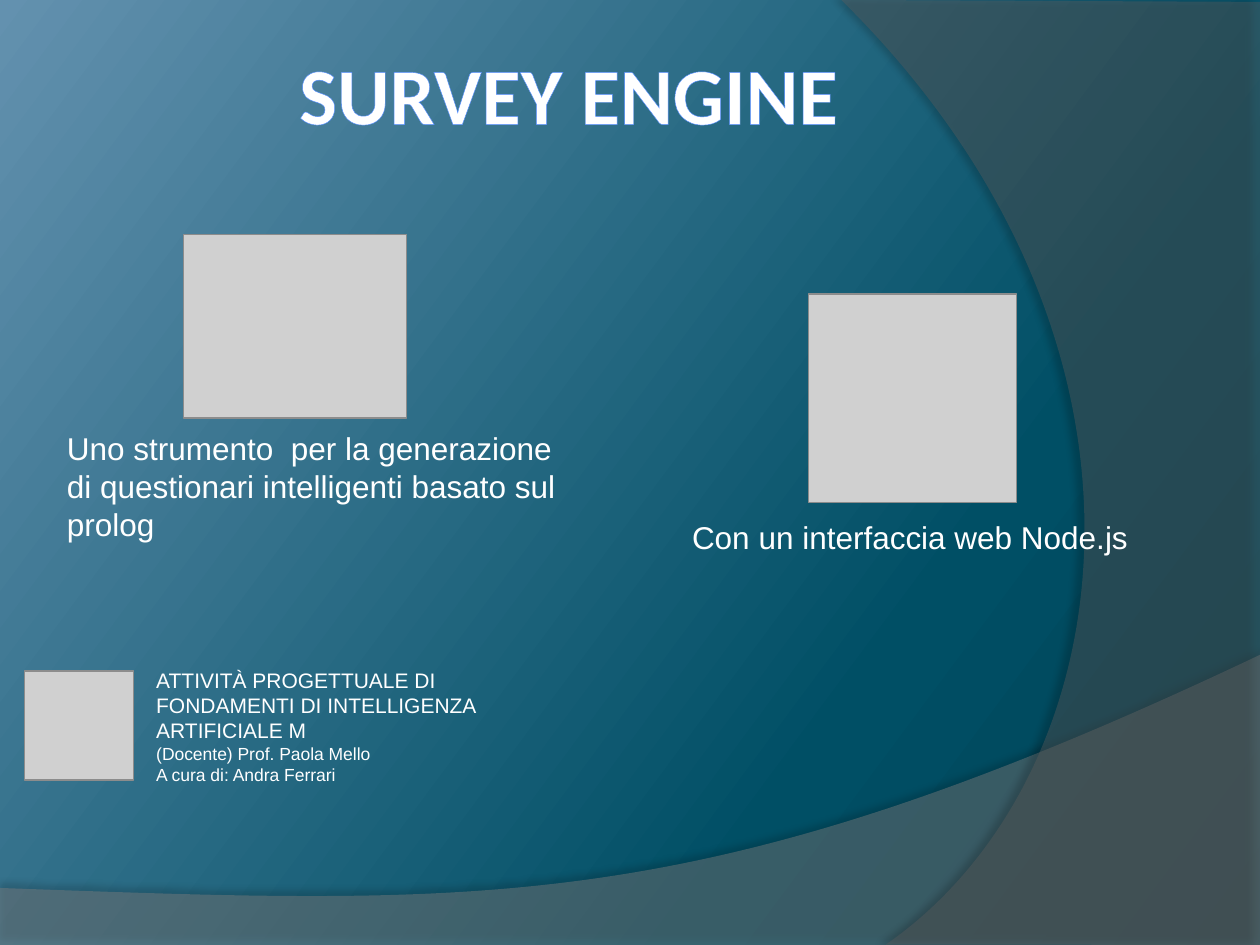
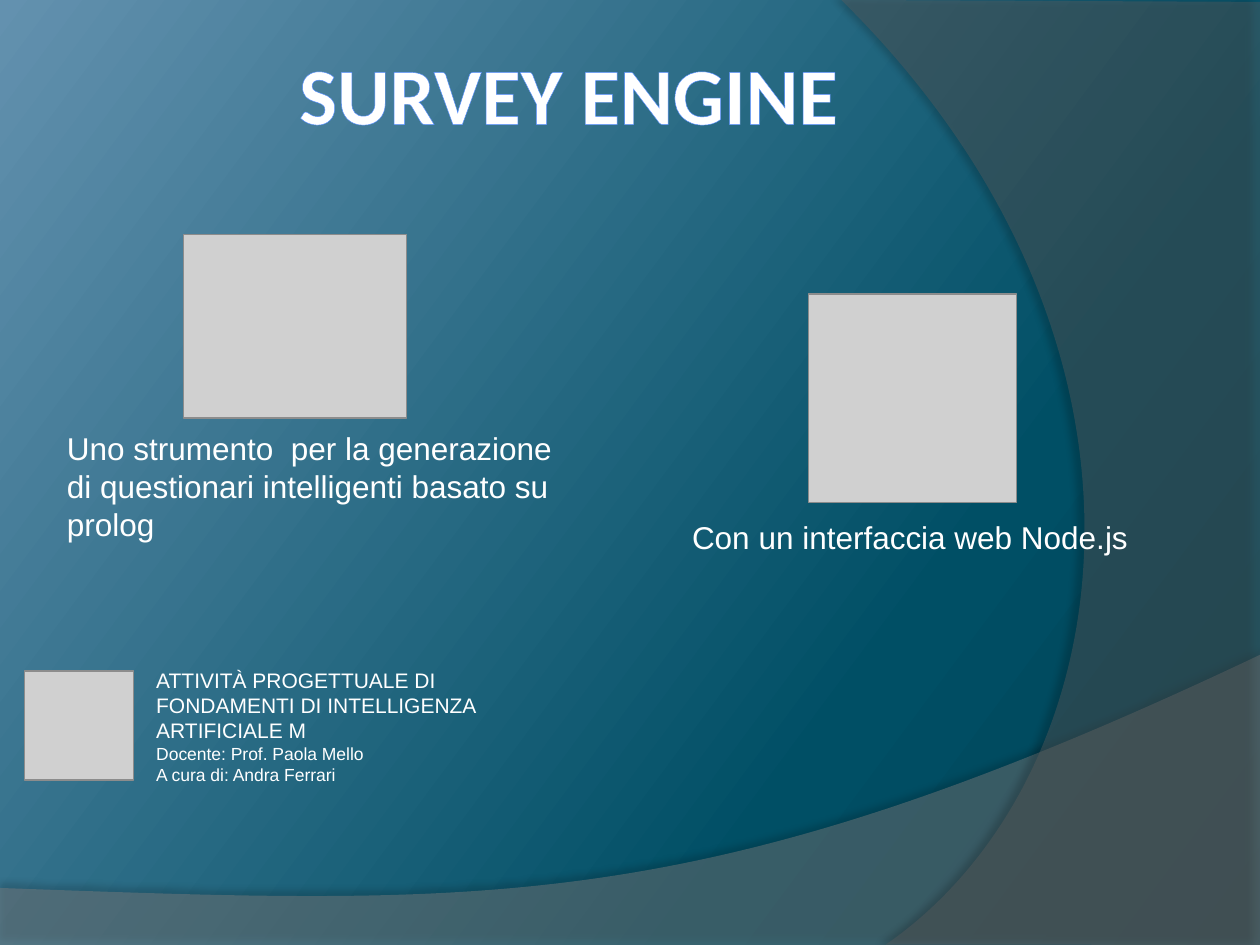
Before and after one commit to FerrariAndrea/Node-Prolog-SurveyEngine, a slide deck: slide 1 of Doc/Relazione.pptx. Drawn at 1260x945 pixels with LibreOffice and Linux fonts; fonts in the diff are those of the drawing; grey boxes stand for pictures. Boxes give left, top, right and bottom in pixels: in the first picture for what was removed or moved away, otherwise in the second. Text is boxed around its words. In the diff, an @@ line names an element or a change of style, - is before the commit and + after.

```diff
--- a/Doc/Relazione.pptx
+++ b/Doc/Relazione.pptx
@@ text at (67,437,551,542): text changed @@
-Uno strumento per la generazione di questionari intelligenti basato sul prolog
+Uno strumento per la generazione di questionari intelligenti basato su prolog
@@ text at (156,747,364,760): text changed @@
-(Docente) Prof. Paola Mello
+Docente: Prof. Paola Mello
```
Also in this commit, not shown: 7 other slides changed, 3 other files.
